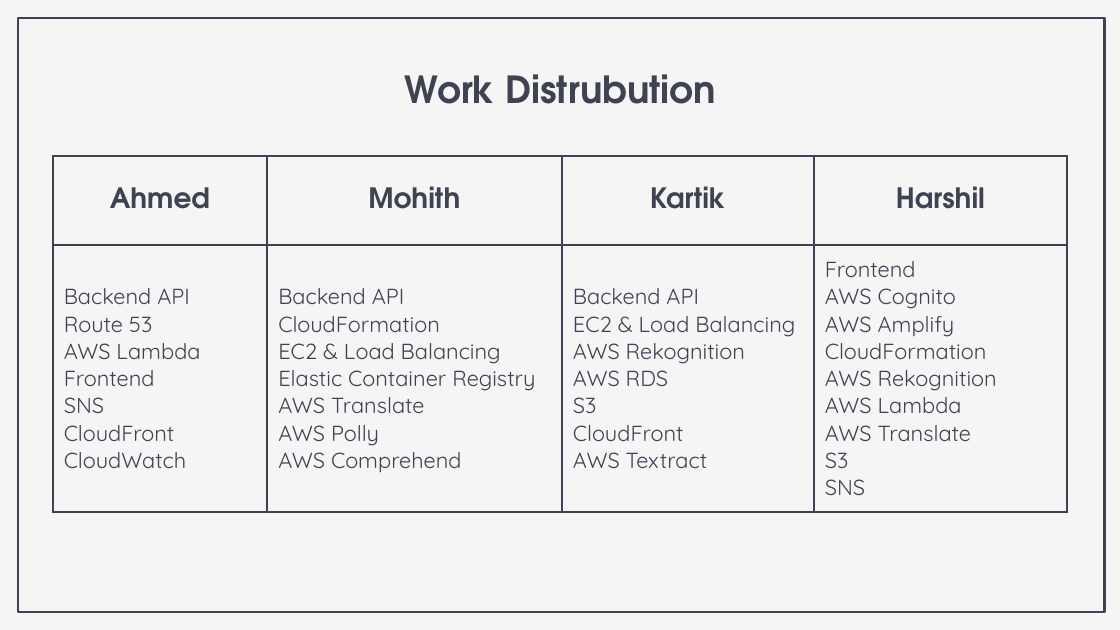
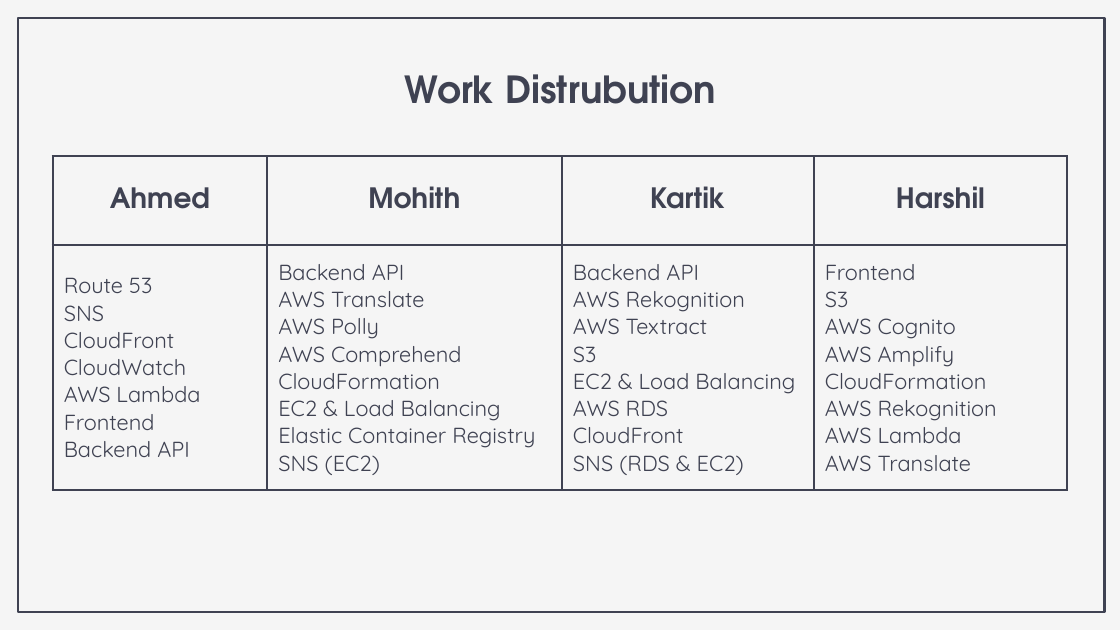
Before and after one commit to Harshil-V/CMPE281-Cloud-Project-2, a slide deck: slide 6 of CMPE281-Cloud-Project2.pptx. Drawn at 1120x630 pixels with LibreOffice and Linux fonts; fonts in the diff are those of the drawing. Boxes give left, top, right and bottom in pixels: in the first picture for what was removed or moved away, otherwise in the second. Text is boxed around its words. In the diff, an @@ line names an element or a change of style, - is before the commit and + after.

```diff
--- a/CMPE281-Cloud-Project2.pptx
+++ b/CMPE281-Cloud-Project2.pptx
@@ table at (x1=53, y1=156, x2=1068, y2=489) @@
-row 2: Backend API / Route 53 / AWS Lambda / Frontend / SNS / CloudFront / CloudWatch | Backend API / CloudFormation / EC2 & Load Balancing / Elastic Container Registry / AWS Translate / AWS Polly / AWS Comprehend | Backend API / EC2 & Load Balancing / AWS Rekognition / AWS RDS / S3 / CloudFront / AWS Textract | Frontend / AWS Cognito / AWS Amplify / CloudFormation / AWS Rekognition / AWS Lambda / AWS Translate / S3 / SNS
+row 2: Route 53 / SNS / CloudFront / CloudWatch / AWS Lambda / Frontend / Backend API | Backend API / AWS Translate / AWS Polly / AWS Comprehend / CloudFormation / EC2 & Load Balancing / Elastic Container Registry / SNS (EC2) | Backend API / AWS Rekognition / AWS Textract / S3 / EC2 & Load Balancing / AWS RDS / CloudFront / SNS (RDS & EC2) | Frontend / S3 / AWS Cognito / AWS Amplify / CloudFormation / AWS Rekognition / AWS Lambda / AWS Translate
```
Also in this commit, not shown: 4 other slides changed, 1 slide added, 2 other files.
